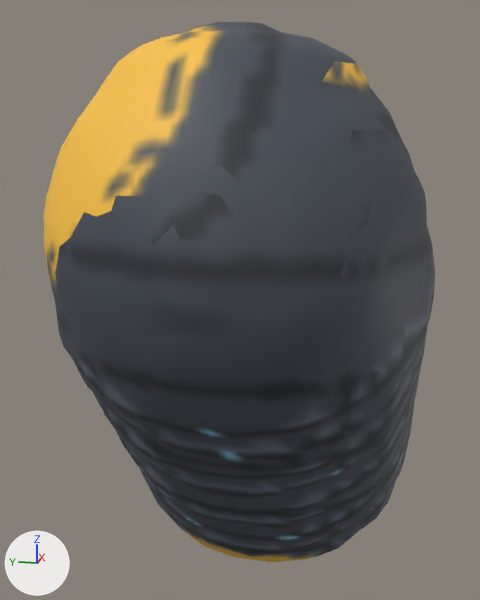
What one commit did to the glTF model www/proto3d/models/beth/equipment/fitted/orin/orin_plate_epic_shoulder_L.glb.
The view is the same before and after, from a 50 mm lens placed at (-0.218, -0.217, 1.52), pointed at (0.308, -0.112, 1.389). Lighting does not change. The marker at lower left points along +X, +Y and +Z. The picture after the commit comes second. Vertices at exactly the same position are counted once.

Script lines for the objects in view, before the commit:
```python
me_orin_plate_epic_shoulder_l_hi_001 = bpy.data.meshes.new('orin_plate_epic_shoulder_L_hi.001')
me_orin_plate_epic_shoulder_l_hi_001.from_pydata(...)  # 2512 vertices, 5020 faces; spans x 0.1..0.508, y -0.26..0.01, z 1.143..1.589
me_orin_plate_epic_shoulder_l_hi_001.materials.append(mat_orin_plate_epic_shoulder_l_mat)  # picture img_tex_orin_plate_epic_shoulder_l
ob_orin_plate_epic_shoulder_l = bpy.data.objects.new('orin_plate_epic_shoulder_L', me_orin_plate_epic_shoulder_l_hi_001)
ob_orin_plate_epic_shoulder_l.location = (0.0, 0.0, 0.0)
```
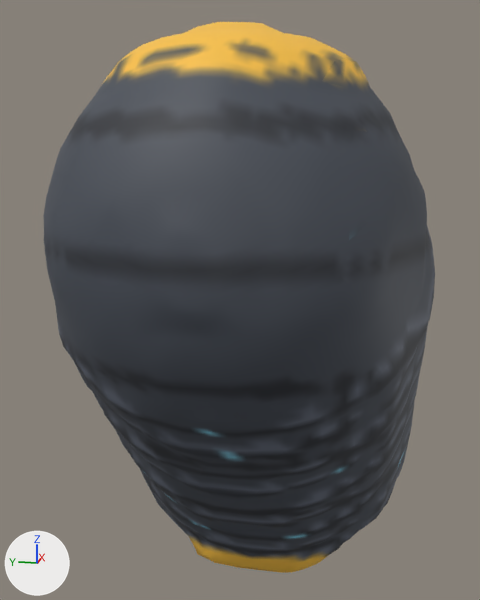
Boxes [x1, y1, x2, y2] around the edits, measured in the pictures (480 x 600 px; the box of a moved part takes in the faces that stretch with it):
'orin_plate_epic_shoulder_L', reshaped
    before: [43, 22, 435, 562]
    after: [43, 22, 435, 573]
part 1 of me_orin_plate_epic_shoulder_l_hi_001, moved or reshaped
    before: [159, 503, 376, 562]
    after: [159, 503, 376, 573]
part 2 of me_orin_plate_epic_shoulder_l_hi_001, moved or reshaped (mostly hidden)
    both: [128, 22, 427, 271]
part 3 of me_orin_plate_epic_shoulder_l_hi_001, moved or reshaped
    both: [47, 212, 94, 273]
part 4 of me_orin_plate_epic_shoulder_l_hi_001, surface changed
    both: [43, 22, 383, 486]

The change in detail:
me_orin_plate_epic_shoulder_l_hi_001 is used by ob_orin_plate_epic_shoulder_l; location (0.0, 0.0, 0.0).
me_orin_plate_epic_shoulder_l_hi_001 had 2512 vertices, 5020 faces and spanned x 0.1..0.508, y -0.26..0.01, z 1.143..1.589.
me_orin_plate_epic_shoulder_l_hi_001 now has 2512 vertices, 5020 faces and spans x 0.1..0.508, y -0.26..0.01, z 1.133..1.589.
me_orin_plate_epic_shoulder_l_hi_001 part 1: 7 vertices moved from x 0.283..0.338, y -0.201..-0.065, z 1.156..1.184 to x 0.283..0.34, y -0.194..-0.062, z 1.154..1.182; 58 vertices removed from x 0.266..0.339, y -0.212..-0.05, z 1.143..1.204; 78 vertices added at x 0.265..0.34, y -0.21..-0.048, z 1.133..1.203.
me_orin_plate_epic_shoulder_l_hi_001 part 2: 1 vertex moved from x 0.269, y -0.125, z 1.58 to x 0.268, y -0.125, z 1.581; 40 vertices removed from x 0.143..0.484, y -0.249..-0.027, z 1.267..1.581; 28 vertices added at x 0.142..0.482, y -0.249..-0.03, z 1.268..1.581.
me_orin_plate_epic_shoulder_l_hi_001 part 3: 12 vertices removed from x 0.121..0.336, y -0.062..0.007, z 1.259..1.466; 6 vertices added at x 0.125..0.332, y -0.061..0.007, z 1.264..1.46.
me_orin_plate_epic_shoulder_l_hi_001 part 4: 3509 kept faces spanning x 0.1..0.508, y -0.254..0.01, z 1.156..1.589 get new texture (UV) coordinates.
Other edits to the shape of me_orin_plate_epic_shoulder_l_hi_001 do not show in these pictures.
